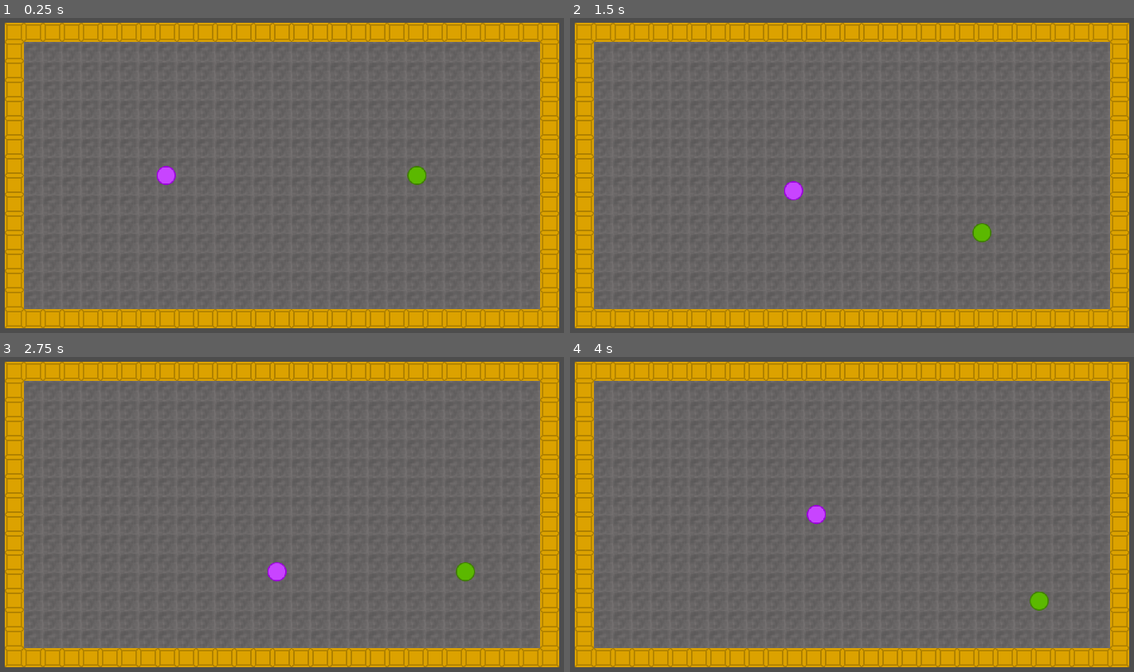
Above: before the commit, frames 1-4 (two rows, left to right).
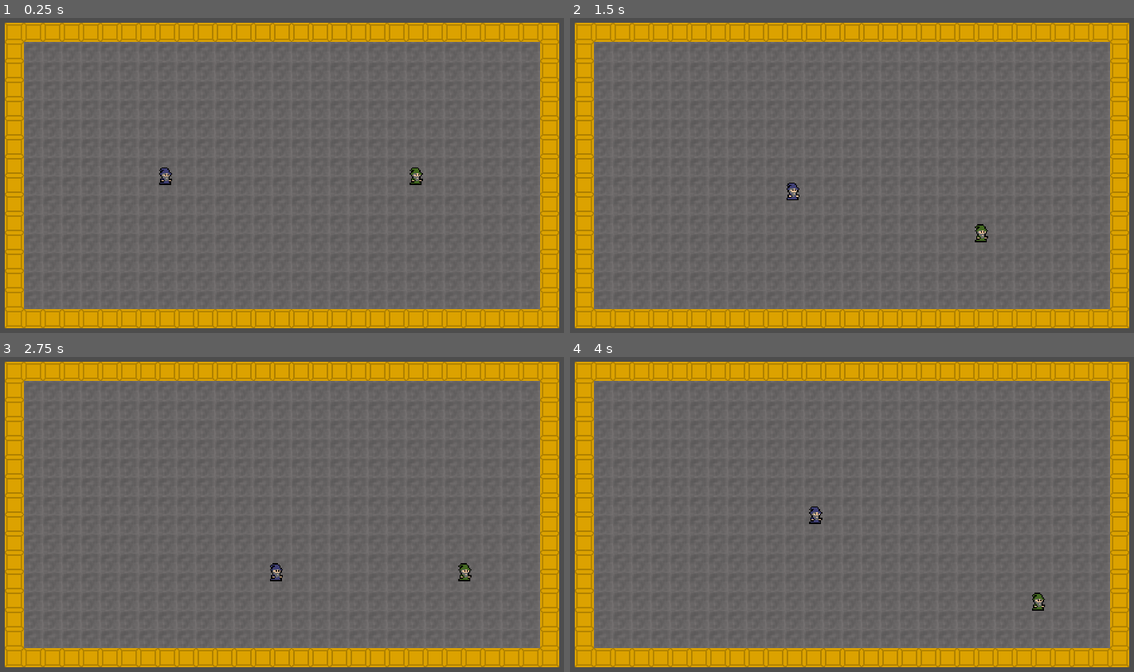
Above: after the commit, the same moments.

Repository: noriakisana/frankengamejam-2023
Game: Godot game, scene res://main.tscn
Two runs of this game, one before a commit and one after it. Both use one fixed random seed, a clock stepped at 60 frames per second and the inputs below.
Inputs:
- Up to frame 1 (0.25 s): no input
- Up to frame 2 (1.5 s): tap Enter at 0.5 s; hold D (walk_right_p1) 0.53-1.28 s; hold Down (walk_down_p2) 0.53-1.28 s; hold S (walk_down_p1) from 1.28 s (still down); tap Left (walk_left_p2) at 1.35 s
- Up to frame 3 (2.75 s): release S (walk_down_p1) at 2.03 s; hold D (walk_right_p1) from 2.03 s (still down); hold Right (walk_right_p2) from 2.03 s (still down)
- Up to frame 4 (4 s): release D (walk_right_p1) at 2.78 s; release Right (walk_right_p2) at 2.78 s; hold W (walk_up_p1) 2.78-3.53 s; tap Up (walk_up_p2) at 2.85 s; hold A (walk_left_p1) from 3.53 s (still down); hold Down (walk_down_p2) from 3.53 s (still down)

The runs differ from the first frame. In frame 1, 0.3% of the frame differs, in the area x 27-76%, y 46-54%; in frame 2, 0.3%; in frame 3, 0.3%, in the area x 47-85%, y 65-72%; in frame 4, 0.3%.

Commit message:
added new player skin

Diff:
--- a/player/player.tscn
+++ b/player/player.tscn
@@ -3,8 +3,8 @@
 [ext_resource type="Script" path="res://player/player.gd" id="1_klph8"]
 [ext_resource type="Texture2D" uid="uid://584fhujvpqyc" path="res://player/player_1.png" id="2_8q6gh"]
 
-[sub_resource type="CircleShape2D" id="CircleShape2D_awoj0"]
-radius = 16.0
+[sub_resource type="RectangleShape2D" id="RectangleShape2D_3ut1h"]
+size = Vector2(22, 10)
 
 [node name="Player" type="CharacterBody2D"]
 script = ExtResource("1_klph8")
@@ -13,4 +13,5 @@
 texture = ExtResource("2_8q6gh")
 
 [node name="CollisionShape2D" type="CollisionShape2D" parent="."]
-shape = SubResource("CircleShape2D_awoj0")
+position = Vector2(-1, 11)
+shape = SubResource("RectangleShape2D_3ut1h")
Binary file changed: player/player_1.png
Binary file changed: player/player_2.png
